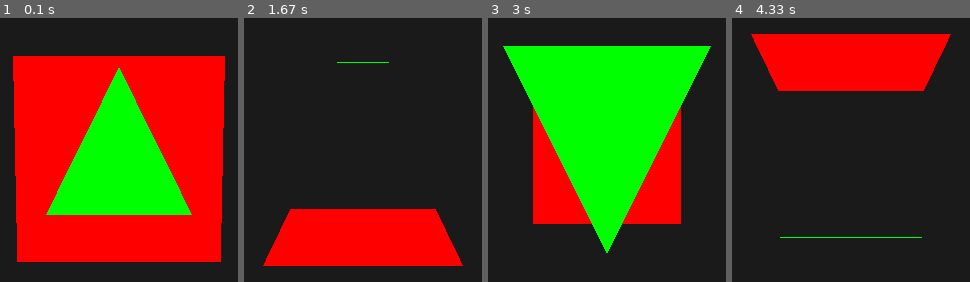
Above: before the commit, frames 1-4 (left to right).
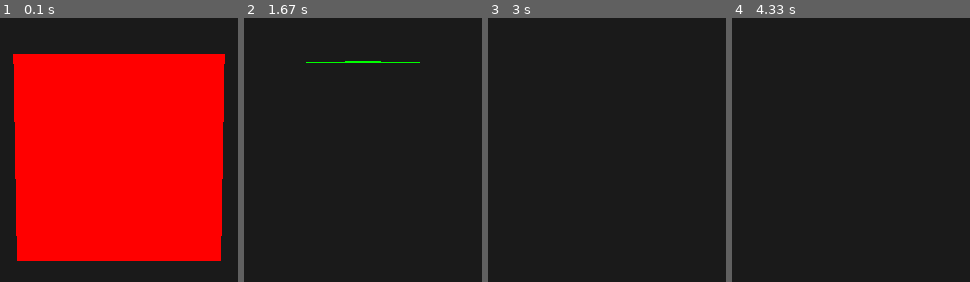
Above: after the commit, the same moments.

Repository: Oshota501/Pygame_Prog
Game: pygame game, started from main.py
The game is run twice, just before and just after one commit, with the same random seed, the same clock (stepped at 60 frames per second) and the same inputs.
Inputs:
- Up to frame 1 (0.1 s): no input
- Up to frame 2 (1.67 s): no input
- Up to frame 3 (3 s): no input
- Up to frame 4 (4.33 s): no input

The runs differ from the first frame. In frame 1, 18% of the frame differs, in the area x 5-95%, y 13-93%; in frame 2, 16%; in frame 3, 46%, in the area x 6-94%, y 10-90%; in frame 4, 16%.

Commit message:
feat : vector3like

Diff:
--- a/Draw/mesh.py
+++ b/Draw/mesh.py
@@ -37,8 +37,8 @@
             -0.5, -0.5, 0.5, 1.0, 0.0, 0.0,
              0.5,  0.5, 0.5, 1.0, 0.0, 0.0,
             -0.5,  0.5, 0.5, 1.0, 0.0, 0.0,
-            0.0, 0.5, -0.5, 0.0, 1.0, 0.0,
-           -0.5, -0.5, -0.5, 0.0, 1.0, 0.0,
-            0.5, -0.5, -0.5, 0.0, 1.0, 0.0,
+             0.0,  0.5,-0.5, 0.0, 1.0, 0.0,
+            -0.5, -0.5,-0.5, 0.0, 1.0, 0.0,
+             0.5, -0.5,-0.5, 0.0, 1.0, 0.0,
         ]
         return np.array(vertices, dtype='f4')
--- a/main.frag
+++ b/main.frag
@@ -4,6 +4,6 @@
 out vec4 f_color;
 
 void main() {
-    // そのまま色を出力
-    f_color = vec4(v_color, 1.0);
+    vec3 custom_color = vec3(1.0,1.0,1.0) ;
+    f_color = vec4(v_color*custom_color, 1.0);
 }
--- a/main.py
+++ b/main.py
@@ -16,7 +16,7 @@
 
     # ModernGLのコンテキストを作成
     ctx = moderngl.create_context()
-
+    ctx.enable(moderngl.DEPTH_TEST|moderngl.CULL_FACE)
     # シェーダーを読み込みます。
     _vertex_shader_folder = open("./main.vert","r")
     _fragment_shader_folder = open("./main.frag","r")
@@ -62,12 +62,13 @@
             print ("Shader error .\n Default vertex shader do not exist \"uniform view\" ")
             return
 
+        deltatime = clock.tick(60) / 1000.0  # ミリ秒を秒に変換
+
         angle += 1
         model_mat = matrix.rotation.create_x(angle)
         my_cube.render(model_matrix=model_mat)
 
         pygame.display.flip()
-        clock.tick(60)
 
     pygame.quit()
 
--- /dev/null
+++ b/vector/Vector3.py
@@ -0,0 +1,13 @@
+import vector
+
+class Vector3 (vector.Vector3Like):
+    x : float
+    y : float
+    z : float
+    def __init__(self,x:float=0.0,y:float=0.0,z:float=0.0) -> None:
+        self.x = x
+        self.y = y
+        self.z = z
+
+    def get_tuple(self) -> tuple[float, float, float]:
+        return (self.x,self.y,self.z)
--- /dev/null
+++ b/vector/__init__.py
@@ -0,0 +1,6 @@
+from abc import ABC , abstractmethod
+
+class Vector3Like :
+    @abstractmethod
+    def get_tuple (self) -> tuple[float,float,float] :
+        pass
--- /dev/null
+++ b/vector/color.py
@@ -0,0 +1,18 @@
+import vector
+
+class Color (vector.Vector3Like):
+    r : float
+    g : float
+    b : float
+    def __init__(self,r:float,g:float,b:float) -> None:
+        self.r = r
+        self.g = g
+        self.b = b
+    def get_tuple (self) :
+        return (self.r,self.g,self.b)
+
+WHITE = Color(1.0,1.0,1.0)
+RED = Color(1.0,0.0,0.0)
+GREEN = Color(0.0,1.0,0.0)
+BLUE = Color(0.0,0.0,1.0)
+BLACK = Color(0.0,0.0,0.0)
Not shown, changed: README.md
